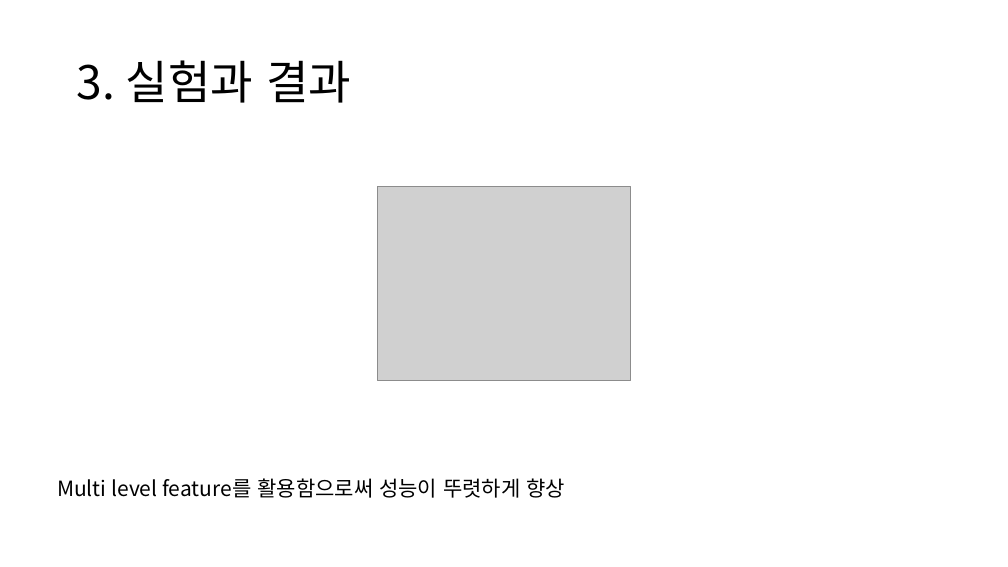
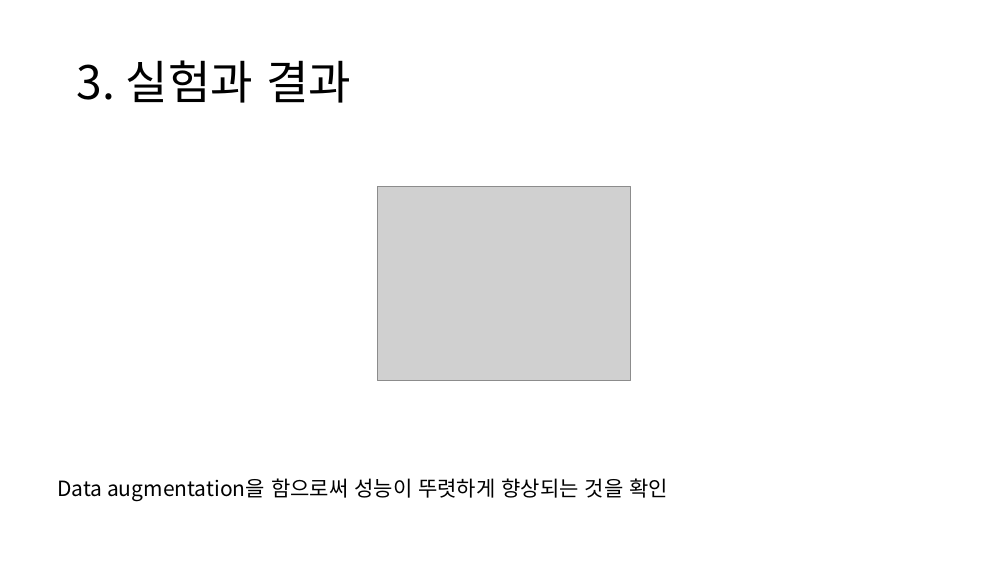
Before and after one commit to chroion/paper-review, a slide deck: slide 26 of CATs++ Boosting Cost Aggregation with Convolutions and Transformers/CATs++ Boosting Cost Aggregation with Convolutions and Transformers.pptx. Drawn at 1008x567 pixels with LibreOffice and Linux fonts; fonts in the diff are those of the drawing; grey boxes stand for pictures. Boxes give left, top, right and bottom in pixels: in the first picture for what was removed or moved away, otherwise in the second. Text is boxed around its words. In the diff, an @@ line names an element or a change of style, - is before the commit and + after.

Commit message:
2nd paper

```diff
--- a/CATs++ Boosting Cost Aggregation with Convolutions and Transformers/CATs++ Boosting Cost Aggregation with Convolutions and Transformers.pptx
+++ b/CATs++ Boosting Cost Aggregation with Convolutions and Transformers/CATs++ Boosting Cost Aggregation with Convolutions and Transformers.pptx
@@ text at (x1=57, y1=478, x2=668, y2=501): text changed @@
-Multi level feature를 활용함으로써 성능이 뚜렷하게 향상
+Data augmentation을 함으로써 성능이 뚜렷하게 향상되는 것을 확인
```
